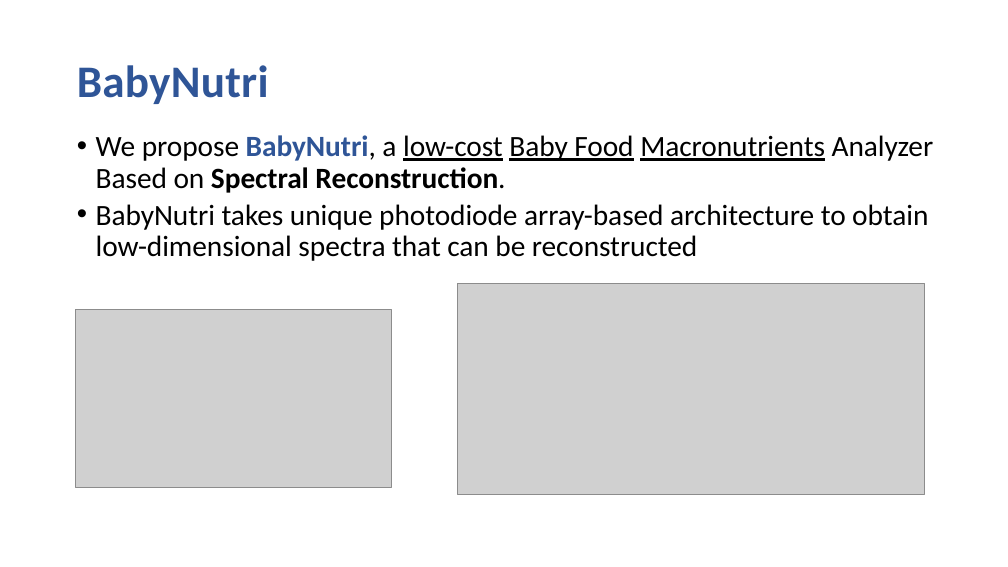
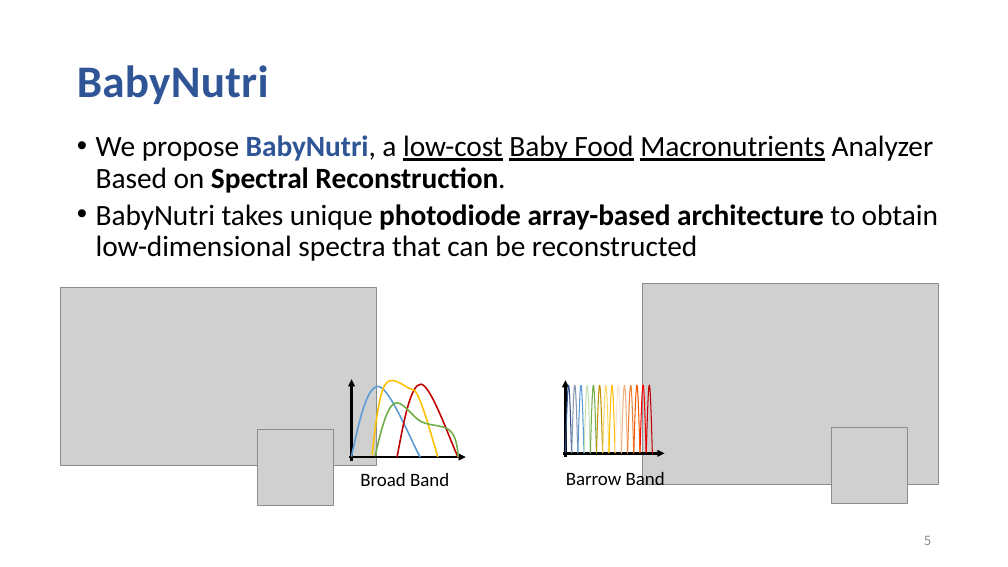
Before and after one commit to hyanhu/hyanhu.github.io, a slide deck: slide 5 of files/BabyNutri.pptx (slide 4 before the commit). Drawn at 1008x567 pixels with LibreOffice and Linux fonts; fonts in the diff are those of the drawing; grey boxes stand for pictures. Boxes give left, top, right and bottom in pixels: in the first picture for what was removed or moved away, otherwise in the second. Text is boxed around its words. In the diff, an @@ line names an element or a change of style, - is before the commit and + after.

```diff
--- a/files/BabyNutri.pptx
+++ b/files/BabyNutri.pptx
@@ text at box(96, 204, 938, 261): bold on in "photodiode array-based architecture" @@
@@ picture: place and size @@
-picture at box(76, 309, 391, 488)
+picture at box(60, 287, 376, 466)
@@ picture: place and size @@
-picture at box(457, 284, 925, 494)
+picture at box(643, 284, 939, 485)
@@ picture added at box(258, 430, 333, 506) @@
@@ picture added at box(832, 427, 907, 503) @@
@@ group added at box(349, 380, 466, 486): 4 freeform shapes, 2 arrows, 1 text @@
+Broad Band
@@ group added at box(563, 380, 665, 491): 14 freeform shapes, 2 arrows, 1 text @@
+Barrow Band
@@ page number added at box(924, 536, 931, 545), 12 pt, text #8C8C8C @@
+5
```
Also in this commit, not shown: 5 other slides changed, 7 slides added, 1 slide removed, 1 other file.
